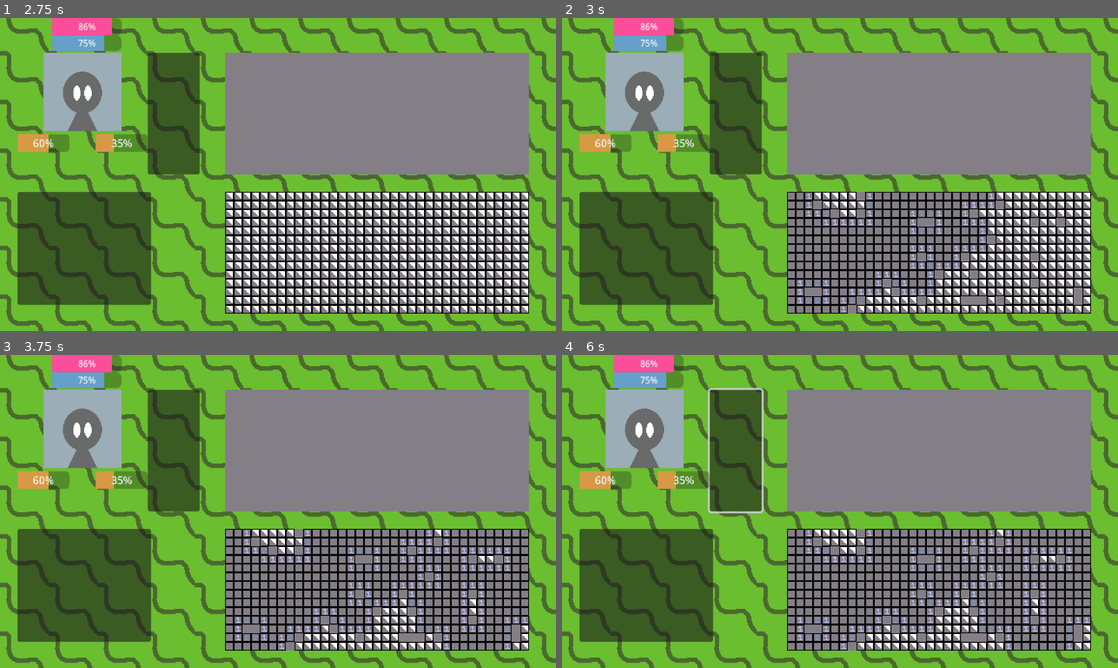
Above: before the commit, frames 1-4 (two rows, left to right).
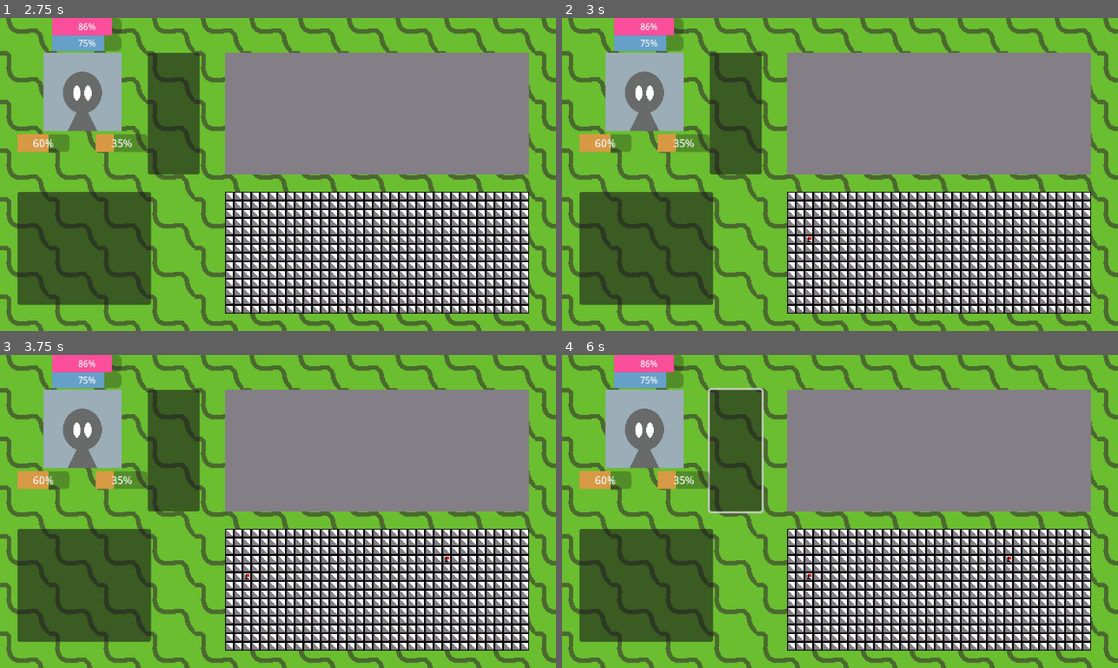
Above: after the commit, the same moments.

Repository: AntAunt/2.1bnGame
Game: Godot game, scene res://Scenes/main.tscn
Same seed, same stepped clock (60 frames per second), same inputs: the game is played once before the commit and once after it.
Inputs (mouse positions are in pixels of both pictures, inside the frame that each line leads up to):
- Up to frame 1 (2.75 s): tap Enter at 0.5, 2 s; move the mouse to (400, 158) at 0.52 s; tap Space at 0.6, 0.77, 1.07, 1.25, 1.35, 1.52, 1.82, 2.1 s; click (400, 158) at 0.67 s; move the mouse to (166, 190) at 1.27 s; click (166, 190) at 1.42 s; move the mouse to (333, 105) at 2.02 s; click (333, 105) at 2.17 s
- Up to frame 2 (3 s): tap Space at 2.75, 2.85 s; move the mouse to (812, 237) at 2.77 s; click (812, 237) at 2.92 s
- Up to frame 3 (3.75 s): tap Space at 3.02, 3.32, 3.6 s; tap Enter at 3.5 s; move the mouse to (444, 558) at 3.52 s; click (444, 558) at 3.67 s
- Up to frame 4 (6 s): tap Space at 3.77, 4.07, 4.35, 4.52, 4.82, 5, 5.1, 5.85 s; move the mouse to (673, 464) at 4.27 s; click (673, 464) at 4.42 s; move the mouse to (867, 511) at 5.02 s; click (867, 511) at 5.17 s; move the mouse to (756, 433) at 5.77 s; click (756, 433) at 5.92 s

Frame 1 is identical in both runs. In frame 2, 4.5% of the frame differs, in the area x 40-94%, y 55-95%; in frame 3, 6.8%, in the area x 40-95%, y 55-95%; in frame 4, 6.8%.

Commit message:
v0.0.5 mienesweeper playable

Diff:
--- a/2.1bn-game/Scenes/UI/mine_script.gd
+++ b/2.1bn-game/Scenes/UI/mine_script.gd
@@ -41,7 +41,7 @@
 var cells_with_health = []
 var cells_with_mana = []
 var cells_with_treasure = []
-var flags_placed = []
+var flags_placed = 0
 var cells_checked_recursively = []
 var first_click = true
 
@@ -107,9 +107,10 @@
 
 	for cell in cells_with_mines:
 		erase_cell(cell)
-		set_cell(cell, TILE_SET_ID, CELLS.DEFAULT, 1)
+		set_cell(cell, TILE_SET_ID, CELLS.DEFAULT)
 
 func set_tile_cell(cell_coord, cell_type):
+	erase_cell(cell_coord)
 	set_cell(cell_coord, TILE_SET_ID, cell_type)
 
 func on_cell_clicked(cell_coord: Vector2i):
@@ -190,25 +191,26 @@
 	is_game_finished = true
 
 	for cell in cells_with_mines:
-		set_tile_cell(cell, "MINE")
-
-	set_tile_cell(cell_coord, "MINE_RED")
+		set_tile_cell(cell, CELLS.MINE)
+
+	set_tile_cell(cell_coord, CELLS.MINE)
 
 func place_flag(cell_coord: Vector2i):
 
 	if first_click:
 		# game_start.emit()
 		first_click = false
+		place_mines(cell_coord)
 
 	var atlast_coordinates = get_cell_atlas_coords(cell_coord)
-	var is_empty_cell = atlast_coordinates == Vector2i(2,2)
-	var is_flag_cell = atlast_coordinates == Vector2i(0, 2)
+	var is_empty_cell = atlast_coordinates == CELLS.DEFAULT
+	var is_flag_cell = atlast_coordinates == CELLS.FLAG
 
 	if !is_empty_cell and !is_flag_cell:
 		return
 
 	if is_flag_cell:
-		set_tile_cell(cell_coord, "DEFAULT")
+		set_tile_cell(cell_coord, CELLS.DEFAULT)
 		cells_with_flags.erase(cell_coord)
 		flags_placed -= 1
 	elif is_empty_cell:
@@ -217,7 +219,7 @@
 			return
 
 		flags_placed +=1
-		set_tile_cell(cell_coord, "FLAG")
+		set_tile_cell(cell_coord, CELLS.FLAG)
 		cells_with_flags.append(cell_coord)
 
 	# flag_change.emit(flags_placed)
@@ -225,7 +227,7 @@
 func quick_reveal(cell_coord: Vector2i):
 
 	var atlast_coordinates = get_cell_atlas_coords(cell_coord)
-	var is_empty_cell = atlast_coordinates == Vector2i(2,2)
+	var is_empty_cell = atlast_coordinates == CELLS.DEFAULT
 	var target_cell
 
 	if is_empty_cell || cells_with_flags.has(cell_coord):
@@ -241,7 +243,7 @@
 			target_cell = cell_coord + Vector2i(x - 1, y - 1)
 			if cells_with_flags.has(target_cell):
 				continue
-			if !(get_cell_atlas_coords(target_cell) == Vector2i(2,2)):
+			if !(get_cell_atlas_coords(target_cell) == CELLS.DEFAULT):
 				continue
 			on_cell_clicked(target_cell)
 
@@ -252,7 +254,7 @@
 			if (cells_with_flags.has(cell_coord)):
 				continue
 			if (cells_with_mines.has(cell_coord)):
-				set_tile_cell(cell_coord, "FLAG")
+				set_tile_cell(cell_coord, CELLS.FLAG)
 				flags_placed +=1
 				# flag_change.emit(flags_placed)
 			else:
--- a/2.1bn-game/Scenes/UI/player_avatar.tscn
+++ b/2.1bn-game/Scenes/UI/player_avatar.tscn
@@ -89,6 +89,7 @@
 offset_right = 40.0
 offset_bottom = 40.0
 grow_horizontal = 0
+grow_vertical = 0
 
 [node name="ProgressBar" type="ProgressBar" parent="Thumbnail/MarginContainer/Control/AnimatedSprite2D/LeftAbility"]
 layout_mode = 1
@@ -114,6 +115,8 @@
 offset_top = -40.0
 offset_right = 40.0
 offset_bottom = 40.0
+grow_horizontal = 0
+grow_vertical = 0
 
 [node name="ProgressBar" type="ProgressBar" parent="Thumbnail/MarginContainer/Control/AnimatedSprite2D/RightAbility"]
 layout_mode = 1
